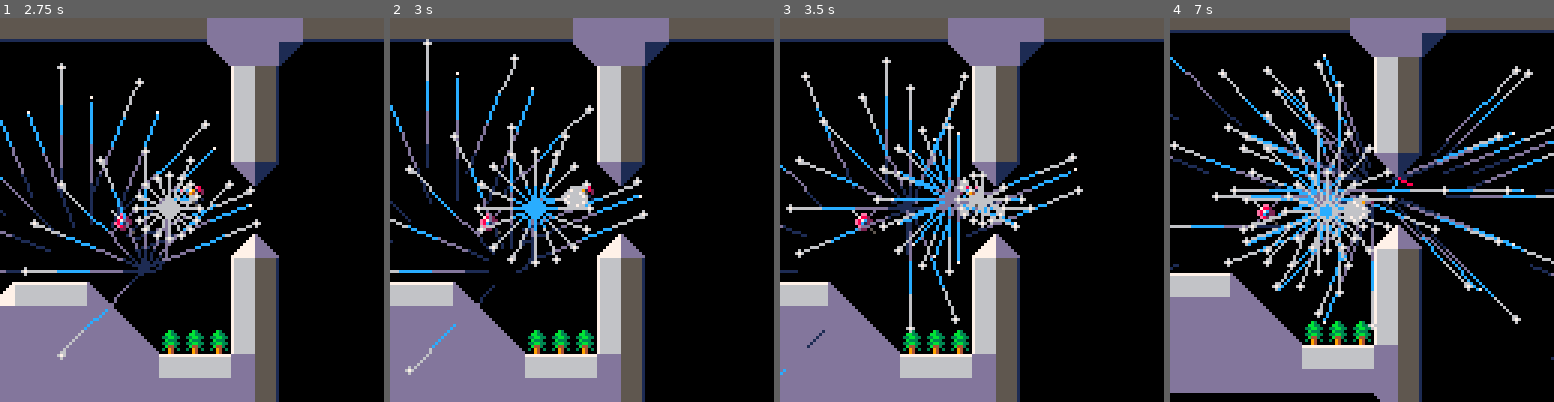
Above: before the commit, frames 1-4 (left to right).
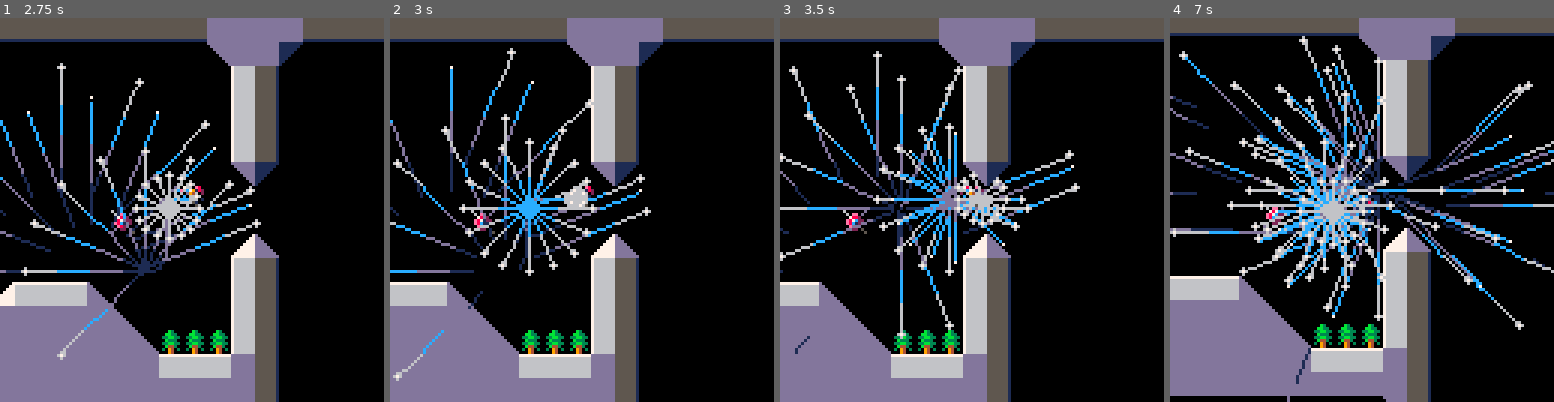
Above: after the commit, the same moments.

Repository: Shfty/carts
Game: PICO-8 cartridge PKO/PKO.p8
Two runs of this game, one before a commit and one after it. Both use one fixed random seed, a clock stepped at 60 frames per second and the inputs below.
Inputs (mouse positions are in pixels of both pictures, inside the frame that each line leads up to):
- Up to frame 1 (2.75 s): tap X (X key) at 0.33, 1.07, 1.85 s; click (280, 121) at 0.67 s; tap O (Z key) at 0.7, 1.7, 2.1, 2.5 s; click (46, 267) at 1.22 s; hold Right 1.6-2.1 s; click (107, 114) at 1.77 s; hold Up 2.15-2.42 s; click (172, 259) at 2.32 s; hold Right from 2.47 s (still down)
- Up to frame 2 (3 s): keep holding Right; click (624, 106) at 2.87 s; tap O (Z key) at 2.9 s; tap X (X key) at 2.97 s
- Up to frame 3 (3.5 s): release Right at 3.03 s; hold Left from 3.08 s (still down); tap O (Z key) at 3.3 s; click (1075, 256) at 3.42 s
- Up to frame 4 (7 s): release Left at 3.58 s; hold Down 3.63-3.97 s; tap O (Z key) every 0.4 s from 3.7 to 6.9 s; click (1231, 102) at 3.97 s; hold Right 4.02-4.68 s; tap X (X key) at 4.08, 5.2, 6.32 s; click (1292, 248) at 4.52 s; hold Up 4.73-5.03 s; click (1354, 94) at 5.07 s; hold Left 5.08-5.68 s; click (1419, 244) at 5.62 s; hold Down 5.73-6.03 s; hold Right 6.08-6.58 s; click (1481, 90) at 6.17 s; hold Right from 6.63 s (still down); click (1246, 236) at 6.72 s

Frame 1 is identical in both runs. In frame 2, 15% of the frame differs, in the area x 0-73%, y 0-100%; in frame 3, 16%; in frame 4, 28%, in the area x 0-100%, y 0-100%.

Commit message:
Improve pixel offsetting for collision

Diff:
--- a/PKO/PKO.p8
+++ b/PKO/PKO.p8
@@ -424,9 +424,9 @@
 		end
 	end
 
-	for v in all(vs) do
-		if(v.x > 0) v.x += 1
-		if(v.y > 0) v.y += 1
+	for i=#vs,1,-1 do
+	if(vs[i].x > 0) vs[i].x += 1
+	if(vs[i].y > 0) vs[i].y += 1
 	end
 
 	return vs
@@ -829,7 +829,7 @@
 
 --circle intersect circle
 function col:c_isect_c(at,ar,bt,br)
-	return (bt.t-at.t):len() <
+	return (bt.t-at.t):len() <=
 								(max(at.s.x,at.s.y) * ar) +
 								(max(bt.s.x,bt.s.y) * br)
 end
@@ -845,10 +845,10 @@
 	local b1 = bp - sbe
 	local b2 = bp + sbe
 
-	return a1.x < b2.x and
-								a2.x > b1.x and
-								a1.y < b2.y and
-								a2.y > b1.y
+	return a1.x <= b2.x and
+								a2.x >= b1.x and
+								a1.y <= b2.y and
+								a2.y >= b1.y
 end
 
 --poly intersect poly
@@ -897,7 +897,7 @@
 		end
 	end
 
-	if(amin < bmax) then
+	if(amin <= bmax) then
 		local fp = fdn:dot(d-fv1)
 
 		local rcp = bp + fv1 + (fdn * fp)
@@ -1956,35 +1956,22 @@
 
 	--debug ui
 	if(debug != nil) then
-		local p1 = poly:fromsprite(self.sg,1,{
+		sprite:new(self.sg,{
+			trs=trs:new(
+				vec2:new(32,64)-4,
+				0,
+				vec2:new(1,1)
+			),
+			s=1
+		})
+
+		poly:fromsprite(self.sg,1,{
 			trs=trs:new(
 				vec2:new(32,64),
 				0,
-				vec2:new(3,3)
+				vec2:new(2,2)
 			)
 		})
-
-		local p2 = poly:fromsprite(self.sg,3,{
-			trs=trs:new(
-				vec2:new(96,64),
-				0,
-				vec2:new(4,4)
-			)
-		})
-
-		local cp_axis = dbg_axis:new(self.sg)
-		local pd_axis = dbg_axis:new(self.sg)
-		p1.update = function(self)
-			dot.update(self)
-
-			local r = col:isect(p1:t(),p1.geo,p2:t(),p2.geo)
-			if r != nil then
-				cp_axis.trs.t = r.cp
-				cp_axis.trs.r = atan2(r.n)
-				pd_axis.trs.t = r.cp+(-r.n*r.pd)
-				pd_axis.trs.r = atan2(r.n)
-			end
-		end
 	end
 end
 
@@ -2104,7 +2091,7 @@
 	local op = ot.t
 	local ocr = og.cr
 	local o1 = mpos2tile(op - ocr)
-	local o2 = mpos2tile(op + ocr)
+	local o2 = mpos2tile(op + ocr -1)
 
 	local crs = {}
 	for y = max(o1.y+1,1),o2.y+1 do
@@ -2254,15 +2241,12 @@
 move=obj:subclass({
 	name="move",
 	dp=nil,
-	geo=nil,
-	da=nil         --debug axis
+	geo=nil
 })
 
 function move:init()
 	obj.init(self)
 	self.dp = self.dp or vec2:new()
-	self.da = dbg_axis:new(self)
-	self.da.trs.a = true
 end
 
 function move:update()
@@ -2302,9 +2286,7 @@
 end
 
 function move:collision(r)
-	self.parent.trs.t += r.n * (r.pd+0.0001)
-	self.da.trs.t = r.cp
-	self.da.trs.r = atan2(r.n)
+	self.parent.trs.t += r.n * r.pd
 end
 
 --octo_move
--- a/PKO/inc/engine/obj/move.lua
+++ b/PKO/inc/engine/obj/move.lua
@@ -7,15 +7,12 @@
 move=obj:subclass({
 	name="move",
 	dp=nil,
-	geo=nil,
-	da=nil         --debug axis
+	geo=nil
 })
 
 function move:init()
 	obj.init(self)
 	self.dp = self.dp or vec2:new()
-	self.da = dbg_axis:new(self)
-	self.da.trs.a = true
 end
 
 function move:update()
@@ -55,7 +52,5 @@
 end
 
 function move:collision(r)
-	self.parent.trs.t += r.n * (r.pd+0.0001)
-	self.da.trs.t = r.cp
-	self.da.trs.r = atan2(r.n)
+	self.parent.trs.t += r.n * r.pd
 end
--- a/PKO/inc/engine/utility/collision.lua
+++ b/PKO/inc/engine/utility/collision.lua
@@ -129,7 +129,7 @@
 
 --circle intersect circle
 function col:c_isect_c(at,ar,bt,br)
-	return (bt.t-at.t):len() <
+	return (bt.t-at.t):len() <=
 								(max(at.s.x,at.s.y) * ar) +
 								(max(bt.s.x,bt.s.y) * br)
 end
@@ -145,10 +145,10 @@
 	local b1 = bp - sbe
 	local b2 = bp + sbe
 
-	return a1.x < b2.x and
-								a2.x > b1.x and
-								a1.y < b2.y and
-								a2.y > b1.y
+	return a1.x <= b2.x and
+								a2.x >= b1.x and
+								a1.y <= b2.y and
+								a2.y >= b1.y
 end
 
 --poly intersect poly
@@ -197,7 +197,7 @@
 		end
 	end
 
-	if(amin < bmax) then
+	if(amin <= bmax) then
 		local fp = fdn:dot(d-fv1)
 
 		local rcp = bp + fv1 + (fdn * fp)
--- a/PKO/inc/engine/utility/map.lua
+++ b/PKO/inc/engine/utility/map.lua
@@ -71,7 +71,7 @@
 	local op = ot.t
 	local ocr = og.cr
 	local o1 = mpos2tile(op - ocr)
-	local o2 = mpos2tile(op + ocr)
+	local o2 = mpos2tile(op + ocr -1)
 
 	local crs = {}
 	for y = max(o1.y+1,1),o2.y+1 do
--- a/PKO/inc/engine/utility/sprites.lua
+++ b/PKO/inc/engine/utility/sprites.lua
@@ -105,9 +105,9 @@
 		end
 	end
 
-	for v in all(vs) do
-		if(v.x > 0) v.x += 1
-		if(v.y > 0) v.y += 1
+	for i=#vs,1,-1 do
+	if(vs[i].x > 0) vs[i].x += 1
+	if(vs[i].y > 0) vs[i].y += 1
 	end
 
 	return vs
--- a/PKO/main.lua
+++ b/PKO/main.lua
@@ -1,6 +1,7 @@
 require("engine")
+
 require("debug")
+
 require("debug_game")
 require("pko_game")
-
 engine:set_active_scene("pko game")
--- a/PKO/src/debug_game.lua
+++ b/PKO/src/debug_game.lua
@@ -24,34 +24,21 @@
 
 	--debug ui
 	if(debug != nil) then
-		local p1 = poly:fromsprite(self.sg,1,{
+		sprite:new(self.sg,{
+			trs=trs:new(
+				vec2:new(32,64)-4,
+				0,
+				vec2:new(1,1)
+			),
+			s=1
+		})
+
+		poly:fromsprite(self.sg,1,{
 			trs=trs:new(
 				vec2:new(32,64),
 				0,
-				vec2:new(3,3)
+				vec2:new(2,2)
 			)
 		})
-
-		local p2 = poly:fromsprite(self.sg,3,{
-			trs=trs:new(
-				vec2:new(96,64),
-				0,
-				vec2:new(4,4)
-			)
-		})
-
-		local cp_axis = dbg_axis:new(self.sg)
-		local pd_axis = dbg_axis:new(self.sg)
-		p1.update = function(self)
-			dot.update(self)
-
-			local r = col:isect(p1:t(),p1.geo,p2:t(),p2.geo)
-			if r != nil then
-				cp_axis.trs.t = r.cp
-				cp_axis.trs.r = atan2(r.n)
-				pd_axis.trs.t = r.cp+(-r.n*r.pd)
-				pd_axis.trs.r = atan2(r.n)
-			end
-		end
 	end
 end
